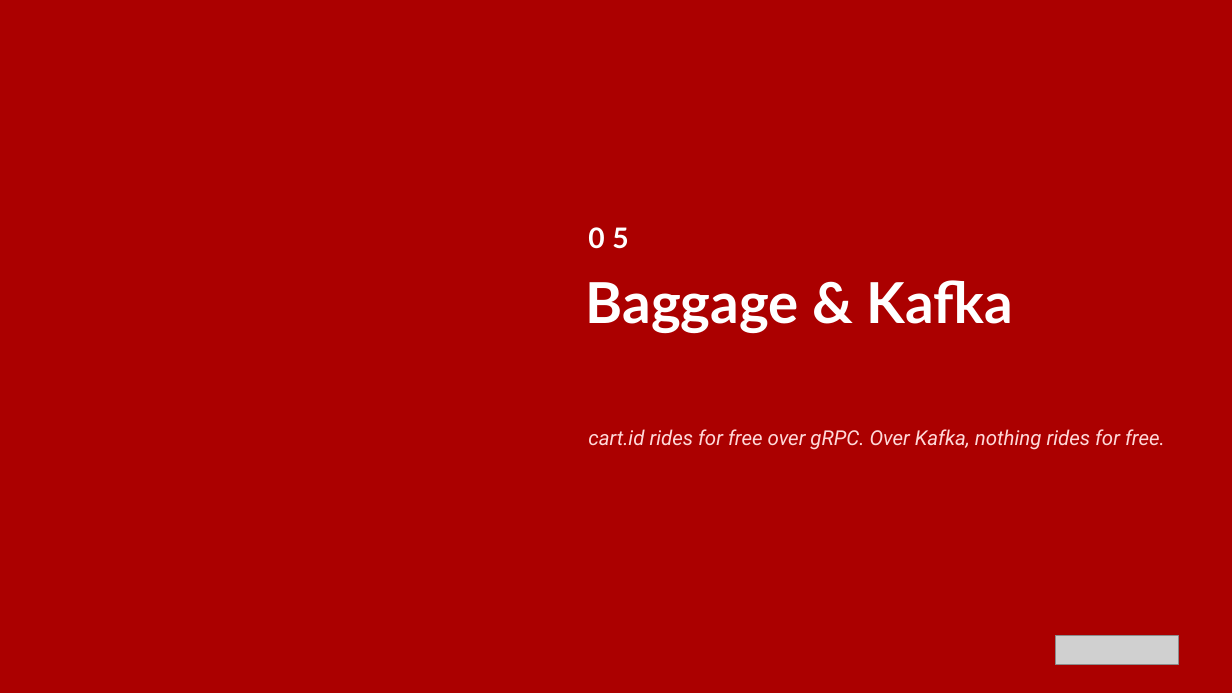
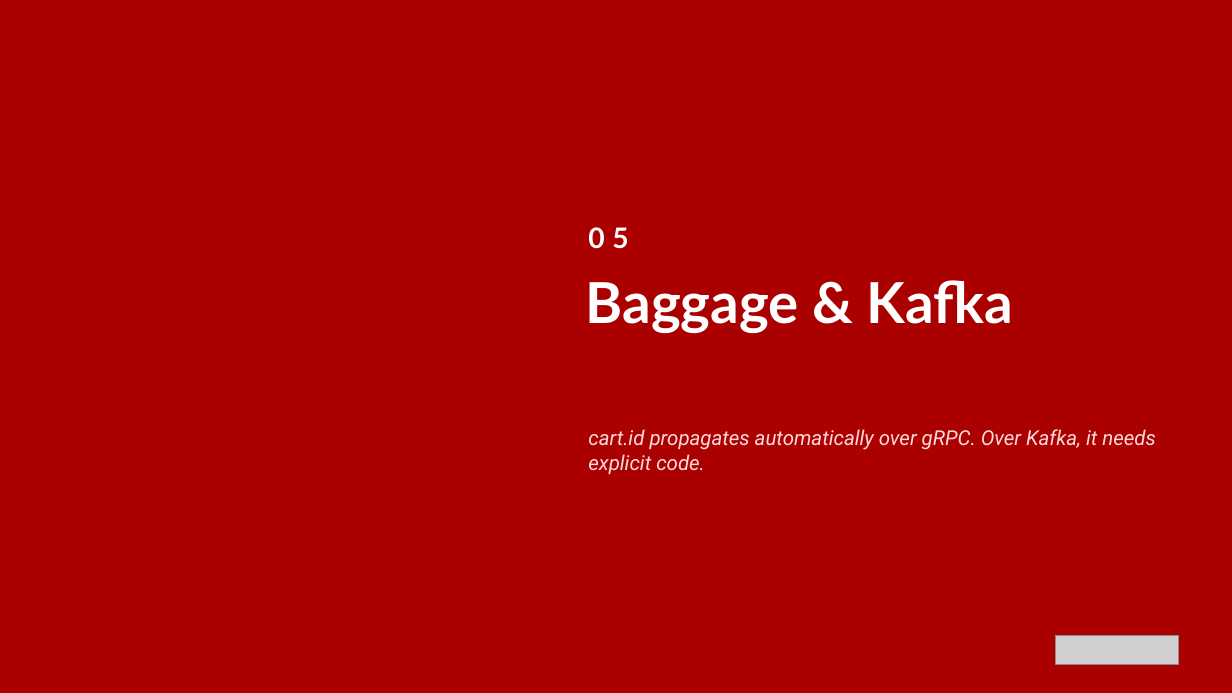
Before and after one commit to patterncatalyst/otel-observability-tutorial, a slide deck: slide 29 of presentations/observability-otel-201-python.pptx. Drawn at 1232x693 pixels with LibreOffice and Linux fonts; fonts in the diff are those of the drawing; grey boxes stand for pictures; background and template pictures are left out. Boxes give left, top, right and bottom in pixels: in the first picture for what was removed or moved away, otherwise in the second. Text is boxed around its words. In the diff, an @@ line names an element or a change of style, - is before the commit and + after.

```diff
--- a/presentations/observability-otel-201-python.pptx
+++ b/presentations/observability-otel-201-python.pptx
@@ text at (588,429,1155,474): text changed @@
-cart.id rides for free over gRPC. Over Kafka, nothing rides for free.
+cart.id propagates automatically over gRPC. Over Kafka, it needs explicit code.
```
Also in this commit, not shown: 4 other slides changed, 2 slides added, 2 slides removed, 5 other files.
